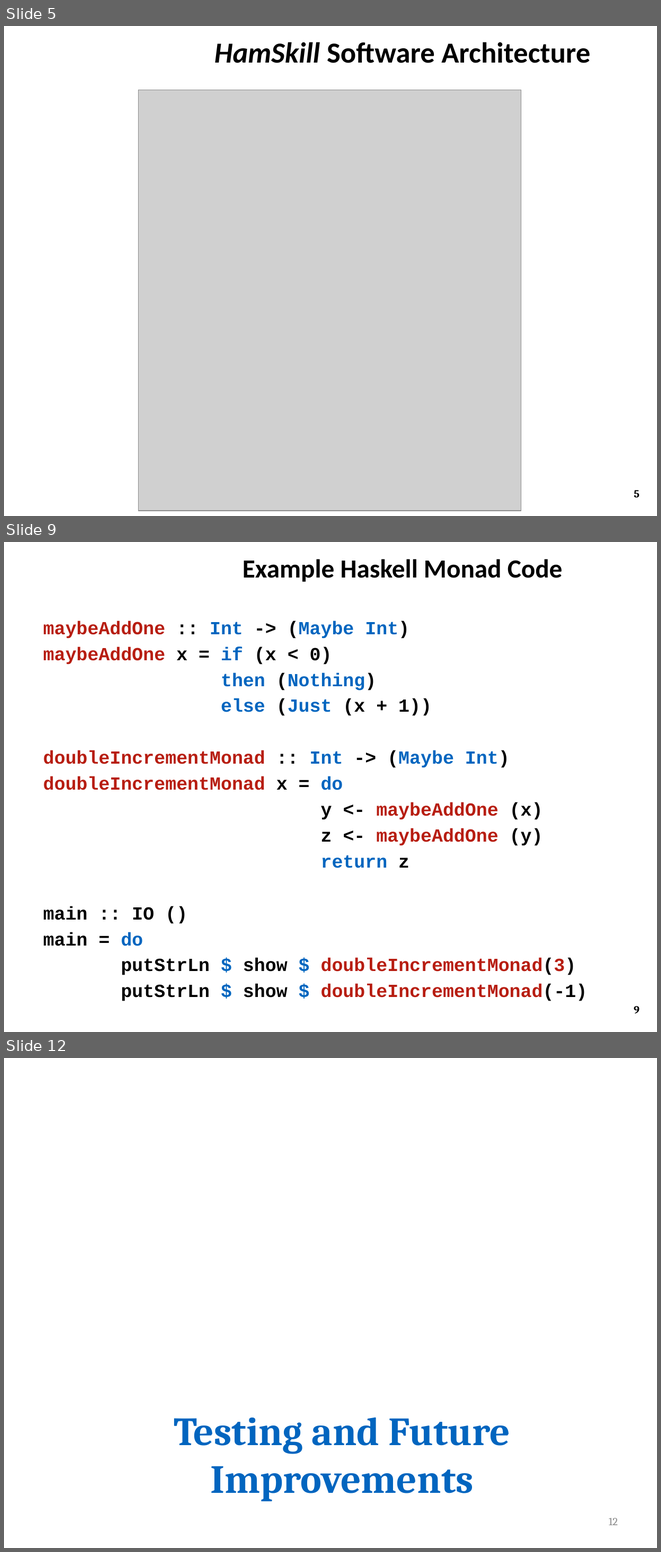
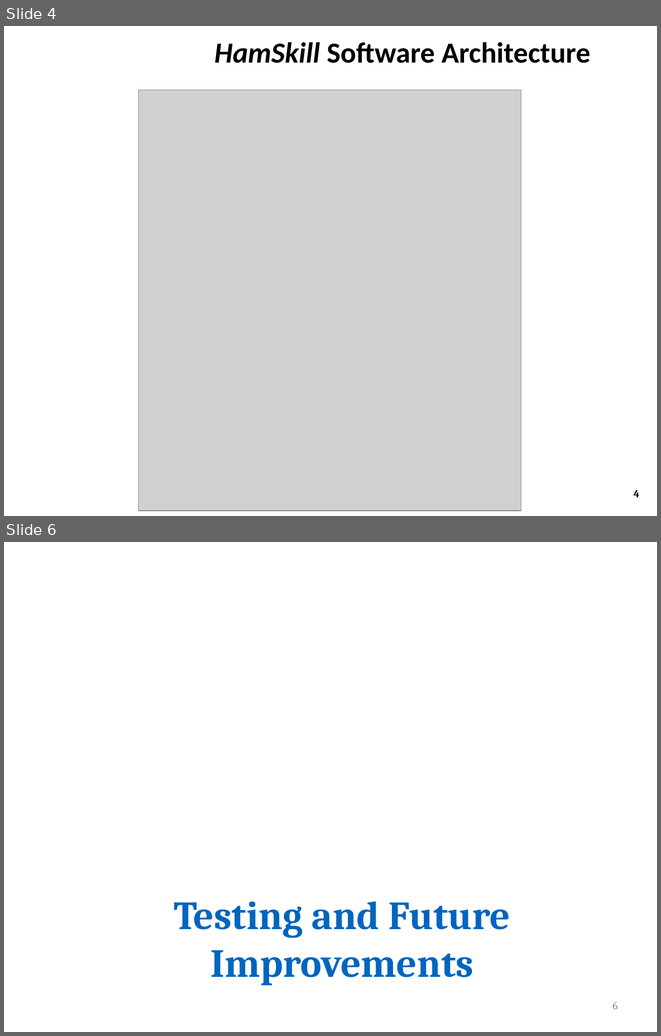
Before and after one commit to ZaydH/CS252, a slide deck: Project/Project_Presentation/Zayd_Hammoudeh_-_HamSkill_Run_Haskell_Anywhere.pptx. Shown one above the other, each under a label of ours: slides 5, 9 and 12 before the commit, slides 4 and 6 after it; the slides between them are not shown. The pictures are 661x1552 and 661x1036 pixels, drawn with LibreOffice and Linux fonts; fonts in the diff are those of the drawing; grey boxes stand for pictures; background and template pictures are left out. Boxes give left, top, right and bottom in pixels: in the first picture for what was removed or moved away, otherwise in the second. Text is boxed around its words. In the diff, an @@ line names an element or a change of style, - is before the commit and + after.

```diff
--- a/Project/Project_Presentation/Zayd_Hammoudeh_-_HamSkill_Run_Haskell_Anywhere.pptx
+++ b/Project/Project_Presentation/Zayd_Hammoudeh_-_HamSkill_Run_Haskell_Anywhere.pptx
@@ slide 9 removed at [4,542,657,1032], background #FFFFFF @@
@@ title removed at [242,559,563,582] @@
-Example Haskell Monad Code
@@ text removed at [43,621,576,975] @@
-maybeAddOne :: Int -> (Maybe Int)
-maybeAddOne x = if (x < 0)
-then (Nothing)
-else (Just (x + 1))
-doubleIncrementMonad :: Int -> (Maybe Int)
-doubleIncrementMonad x = do
-y <- maybeAddOne (x)
-z <- maybeAddOne (y)
-return z
-main :: IO ()
-main = do
-putStrLn $ show $ doubleIncrementMonad(3)
-putStrLn $ show $ doubleIncrementMonad(-1)
@@ page number removed at [634,1006,639,1013] @@
-9
@@ what was slide 5 is now slide 4 @@
@@ page number at [634,490,639,497]: text changed @@
-5
+4
@@ what was slide 12 is now slide 6 @@
@@ page number at [612,1002,618,1009]: text changed @@
-12
+6
```
Also in this commit, not shown: 5 slides changed, 7 other slides removed.
